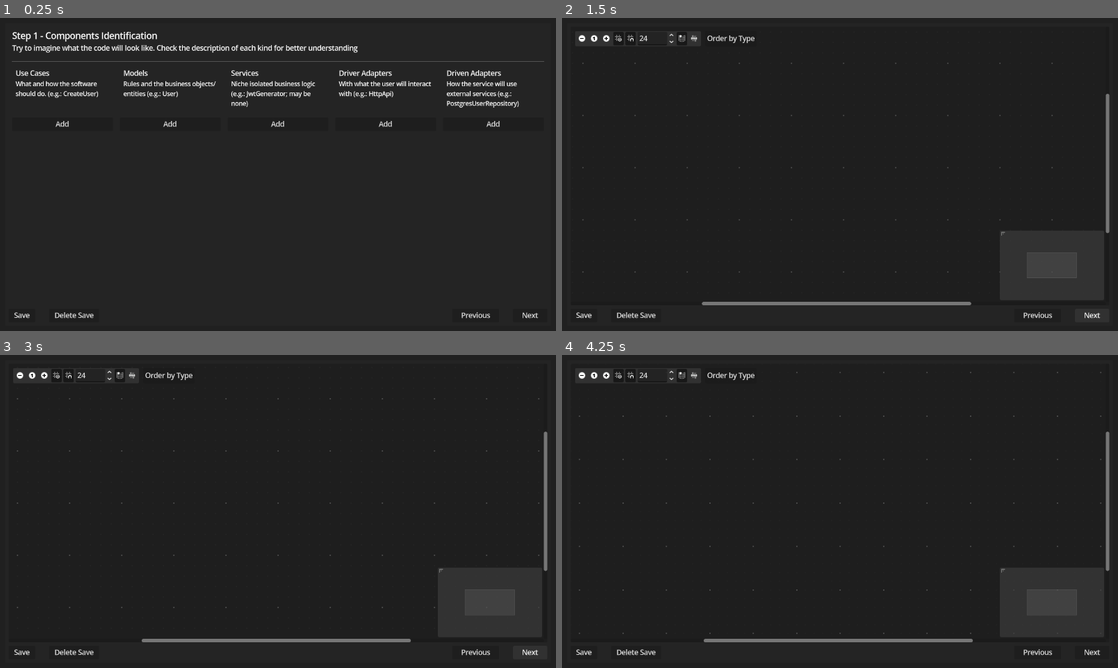
Above: before the commit, frames 1-4 (two rows, left to right).
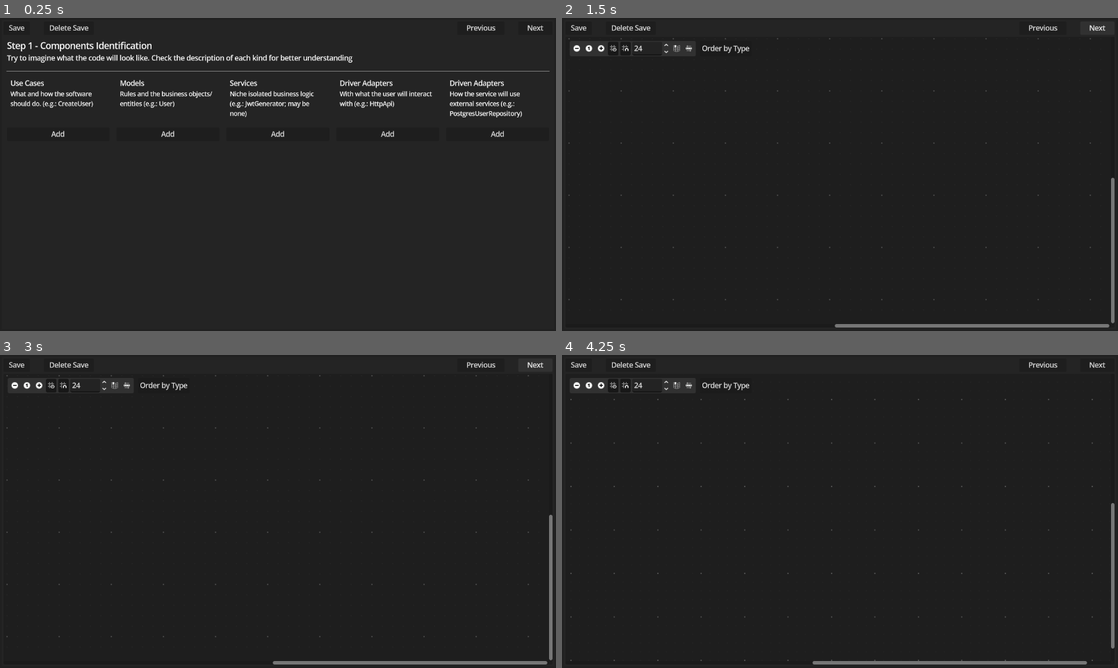
Above: after the commit, the same moments.

Repository: neoRandom/architecture-scaffolding
Game: Godot game, scene res://main.tscn
The game is run twice, just before and just after one commit, with the same random seed, the same clock (stepped at 60 frames per second) and the same inputs.
Inputs (mouse positions are in pixels of both pictures, inside the frame that each line leads up to; where the layout moved, square brackets give the same spot in the first picture):
- Up to frame 1 (0.25 s): no input
- Up to frame 2 (1.5 s): click "Save" at 0.5 s; click "Next" at 1.25 s
- Up to frame 3 (3 s): click "Order by Type" at 2 s; click "Next" at 2.75 s
- Up to frame 4 (4.25 s): click (578, 386) [584, 376] at 3.5 s

The runs differ from the first frame. In frame 1, 5.8% of the frame differs, in the area x 1-99%, y 2-96%; in frame 2, 3.5%; in frame 3, 3.5%; in frame 4, 3.6%.

Commit message:
feat: add connection and camera save systems

Diff:
--- a/autoloads/data_store.gd
+++ b/autoloads/data_store.gd
@@ -58,13 +58,17 @@
 class Connection:
 	var id: int = 0
 	var from_id: int
+	var from_port: int
 	var to_id: int
+	var to_port: int
 
 	func to_dict() -> Dictionary:
 		return {
 			"id": id,
 			"from_id": from_id,
-			"to_id": to_id
+			"from_port": from_port,
+			"to_id": to_id,
+			"to_port": to_port
 		}
 
 	static func from_dict(dict: Dictionary) -> Connection:
@@ -74,17 +78,24 @@
 			new_connection.id = dict["id"]
 		if dict.has("from_id"):
 			new_connection.from_id = dict["from_id"]
+		if dict.has("from_port"):
+			new_connection.from_port = dict["from_port"]
 		if dict.has("to_id"):
 			new_connection.to_id = dict["to_id"]
+		if dict.has("to_port"):
+			new_connection.to_port = dict["to_port"]
 
 		return new_connection
 
 class Data:
 	var current_step: int = 1
 	var current_id: int = 0
+	var camera_zoom: float = 1.0
+	var camera_offset: Vector2
 	var components: Array[Component] = []
 	var connections: Array[Connection] = []
 
+	# ===
 	func add_component(component: Component) -> int:
 		current_id += 1
 		component.id = current_id
@@ -105,11 +116,27 @@
 		)
 		return components.get(idx)
 
+	# ===
+	func add_connection(connection: Connection) -> int:
+		current_id += 1
+		connection.id = current_id
+		connections.append(connection)
+		return connection.id
+
+	func remove_connection(id: int) -> void:
+		var idx := connections.find_custom(
+			func(connection: Connection):
+				return connection.id == id
+		)
+		connections.remove_at(idx)
+
 
 @abstract
 class DataFileKeys:
 	const CURRENT_STEP: String = "current_step"
 	const CURRENT_ID: String = "current_id"
+	const CAMERA_ZOOM: String = "camera_zoom"
+	const CAMERA_OFFSET: String = "camera_offset"
 	const COMPONENTS: String = "components"
 	const CONNECTIONS: String = "connections"
 
@@ -138,6 +165,10 @@
 
 	data.current_step = saved_data.get(DataFileKeys.CURRENT_STEP, 1)
 	data.current_id = saved_data.get(DataFileKeys.CURRENT_ID, 0)
+	data.camera_zoom = saved_data.get(DataFileKeys.CAMERA_ZOOM, 1.0)
+	if saved_data.has(DataFileKeys.CAMERA_OFFSET):
+		data.camera_offset = Utils.string_to_vector2(saved_data.get(DataFileKeys.CAMERA_OFFSET))
+
 	for saved_component in saved_components:
 		data.components.append(Component.from_dict(saved_component))
 	for saved_connection in saved_connections:
@@ -162,6 +193,8 @@
 	var temp_save_data := {
 		DataFileKeys.CURRENT_STEP: data.current_step,
 		DataFileKeys.CURRENT_ID: data.current_id,
+		DataFileKeys.CAMERA_ZOOM: data.camera_zoom,
+		DataFileKeys.CAMERA_OFFSET: data.camera_offset,
 		DataFileKeys.COMPONENTS: [],
 		DataFileKeys.CONNECTIONS: []
 	}
--- a/components/step_2.gd
+++ b/components/step_2.gd
@@ -11,10 +11,15 @@
 
 # ====================================
 
+var component_stringname_to_did: Dictionary[StringName, int] = {}
+var component_did_to_stringname: Dictionary[int, StringName] = {}
+var connections_to_did: Dictionary[Array, int] = {}
+
 func _ready() -> void:
 	DataStore.save_deleted.connect(clear)
 
 func clear() -> void:
+	graph_edit.clear_connections()
 	for node in graph_edit.get_children():
 		if node is not ComponentGraphNode:
 			continue
@@ -37,6 +42,8 @@
 		#
 		var new_graph_node: ComponentGraphNode = COMPONENT_GRAPH_NODE.instantiate()
 		graph_edit.add_child(new_graph_node)
+		component_stringname_to_did[new_graph_node.name] = component.id
+		component_did_to_stringname[component.id] = new_graph_node.name
 
 		#
 		new_graph_node.component_name.text = component.title
@@ -86,8 +93,30 @@
 		else:
 			node_layout_offset.x += new_graph_node.size.x + node_gap
 
-	# TODO: Load node connections from DataStore
 	#
+	for connection: DataStore.Connection in DataStore.data.connections:
+		var from_node := component_did_to_stringname[connection.from_id]
+		var to_node := component_did_to_stringname[connection.to_id]
+
+		graph_edit.connect_node(
+			from_node,
+			connection.from_port,
+			to_node,
+			connection.to_port
+		)
+
+		connections_to_did[
+			_generate_connection_key(from_node, connection.from_port, to_node, connection.to_port)
+		] = connection.id
+
+	#
+	await get_tree().process_frame
+
+	graph_edit.zoom = DataStore.data.camera_zoom
+
+	if DataStore.data.camera_offset != null:
+		graph_edit.scroll_offset = DataStore.data.camera_offset
+		return
 
 	var offset_to_center_camera := Vector2(-graph_edit.size.x / 2, -graph_edit.size.y / 2)
 	offset_to_center_camera += Vector2(layout_size.x / 2, layout_size.y / 2)
@@ -105,7 +134,7 @@
 ]
 
 func _on_order_by_type_button_pressed() -> void:
-	var node_gap := graph_edit.snapping_distance
+	var node_gap := Vector2(graph_edit.snapping_distance * 4, graph_edit.snapping_distance)
 	var nodes_by_type: Dictionary[DataStore.ComponentType, Array] = {}
 
 	for type in node_x_offset_order_by_type:
@@ -126,22 +155,67 @@
 		var current_column_width := 0.0
 		for node in nodes:
 			node.position_offset = node_offset
-			node_offset.y += node.size.y + node_gap
+			node_offset.y += node.size.y + node_gap.y
 			if node.size.x > current_column_width:
 				current_column_width = node.size.x
 
-		node_offset.x += current_column_width + node_gap
+		node_offset.x += current_column_width + node_gap.x
+
+# ====================================
+
+func _on_graph_edit_scroll_offset_changed(offset: Vector2) -> void:
+	if offset == Vector2.ZERO:
+		return
+	DataStore.data.camera_offset = offset
+	DataStore.data.camera_zoom = graph_edit.zoom
 
 # ====================================
 # ====        CONNECTIONS         ====
 # ====================================
 
+func _generate_connection_key(from_node: StringName, from_port: int, to_node: StringName, to_port: int) -> Array:
+	return [
+		from_node,
+		from_port,
+		to_node,
+		to_port
+	]
+
+func _connect_node(from_node: StringName, from_port: int, to_node: StringName, to_port: int) -> void:
+	var error := graph_edit.connect_node(from_node, from_port, to_node, to_port)
+	if error != 0:
+		print("Error creating connection: ", error)
+		return
+
+	var connection := DataStore.Connection.new()
+	connection.from_id = component_stringname_to_did[from_node]
+	connection.from_port = from_port
+	connection.to_id = component_stringname_to_did[to_node]
+	connection.to_port = to_port
+
+	connections_to_did[
+		_generate_connection_key(from_node, from_port, to_node, to_port)
+	] = DataStore.data.add_connection(connection)
+
+func _disconnect_node(from_node: StringName, from_port: int, to_node: StringName, to_port: int) -> void:
+	graph_edit.disconnect_node(from_node, from_port, to_node, to_port)
+
+	var connection_key := _generate_connection_key(from_node, from_port, to_node, to_port)
+	var connection_did := connections_to_did[connection_key]
+	DataStore.data.remove_connection(connection_did)
+
+
 func _on_graph_edit_connection_request(from_node: StringName, from_port: int, to_node: StringName, to_port: int) -> void:
-	graph_edit.connect_node(from_node, from_port, to_node, to_port)
-
+	_connect_node(from_node, from_port, to_node, to_port)
 
 func _on_graph_edit_disconnection_request(from_node: StringName, from_port: int, to_node: StringName, to_port: int) -> void:
-	graph_edit.disconnect_node(from_node, from_port, to_node, to_port)
+	_disconnect_node(from_node, from_port, to_node, to_port)
+
+func _on_graph_edit_connection_from_empty(to_node: StringName, to_port: int, _release_position: Vector2) -> void:
+	for connection in graph_edit.get_connection_list_from_node(to_node):
+		if connection["to_port"] != to_port:
+			continue
+		_disconnect_node(connection["from_node"], connection["from_port"], to_node, to_port)
 
 # ====================================
 # ==== COPY CUT DUPE PASTE DELETE ====
--- a/components/step_2.tscn
+++ b/components/step_2.tscn
@@ -21,6 +21,8 @@
 grow_vertical = 2
 grid_pattern = 1
 snapping_distance = 24
+right_disconnects = true
+minimap_enabled = false
 
 [node name="OrderByTypeButton" type="Button" parent="." unique_id=266187587]
 layout_mode = 0
@@ -30,6 +32,7 @@
 offset_bottom = 45.0
 text = "Order by Type"
 
+[connection signal="connection_from_empty" from="GraphEdit" to="." method="_on_graph_edit_connection_from_empty"]
 [connection signal="connection_request" from="GraphEdit" to="." method="_on_graph_edit_connection_request"]
 [connection signal="copy_nodes_request" from="GraphEdit" to="." method="_on_graph_edit_copy_nodes_request"]
 [connection signal="delete_nodes_request" from="GraphEdit" to="." method="_on_graph_edit_delete_nodes_request"]
@@ -39,4 +42,5 @@
 [connection signal="node_selected" from="GraphEdit" to="." method="_on_graph_edit_node_selected"]
 [connection signal="paste_nodes_request" from="GraphEdit" to="." method="_on_graph_edit_paste_nodes_request"]
 [connection signal="popup_request" from="GraphEdit" to="." method="_on_graph_edit_popup_request"]
+[connection signal="scroll_offset_changed" from="GraphEdit" to="." method="_on_graph_edit_scroll_offset_changed"]
 [connection signal="pressed" from="OrderByTypeButton" to="." method="_on_order_by_type_button_pressed"]
--- a/scaffold.tscn
+++ b/scaffold.tscn
@@ -19,10 +19,10 @@
 
 [node name="MarginContainer" type="MarginContainer" parent="." unique_id=1890052159]
 layout_mode = 2
-theme_override_constants/margin_left = 12
-theme_override_constants/margin_top = 12
-theme_override_constants/margin_right = 12
-theme_override_constants/margin_bottom = 12
+theme_override_constants/margin_left = 4
+theme_override_constants/margin_top = 4
+theme_override_constants/margin_right = 4
+theme_override_constants/margin_bottom = 4
 
 [node name="PanelContainer" type="PanelContainer" parent="MarginContainer" unique_id=1247953347]
 layout_mode = 2
@@ -30,20 +30,13 @@
 
 [node name="VBoxContainer" type="VBoxContainer" parent="MarginContainer/PanelContainer" unique_id=200409632]
 layout_mode = 2
-theme_override_constants/separation = 8
-
-[node name="MarginContainer" type="MarginContainer" parent="MarginContainer/PanelContainer/VBoxContainer" unique_id=487964463]
-layout_mode = 2
-size_flags_vertical = 3
-theme_override_constants/margin_left = 8
-theme_override_constants/margin_top = 8
-theme_override_constants/margin_right = 8
+theme_override_constants/separation = 4
 
 [node name="MarginContainer2" type="MarginContainer" parent="MarginContainer/PanelContainer/VBoxContainer" unique_id=1294847443]
 layout_mode = 2
-theme_override_constants/margin_left = 8
-theme_override_constants/margin_right = 8
-theme_override_constants/margin_bottom = 8
+theme_override_constants/margin_left = 4
+theme_override_constants/margin_top = 4
+theme_override_constants/margin_right = 4
 
 [node name="HBoxContainer" type="HBoxContainer" parent="MarginContainer/PanelContainer/VBoxContainer/MarginContainer2" unique_id=1972312357]
 layout_mode = 2
@@ -70,6 +63,13 @@
 layout_mode = 2
 text = "    Next    "
 
+[node name="MarginContainer" type="MarginContainer" parent="MarginContainer/PanelContainer/VBoxContainer" unique_id=487964463]
+layout_mode = 2
+size_flags_vertical = 3
+theme_override_constants/margin_left = 4
+theme_override_constants/margin_right = 4
+theme_override_constants/margin_bottom = 4
+
 [connection signal="pressed" from="MarginContainer/PanelContainer/VBoxContainer/MarginContainer2/HBoxContainer/SaveButton" to="." method="_on_save_button_pressed"]
 [connection signal="pressed" from="MarginContainer/PanelContainer/VBoxContainer/MarginContainer2/HBoxContainer/DeleteSaveButton" to="." method="_on_delete_save_button_pressed"]
 [connection signal="pressed" from="MarginContainer/PanelContainer/VBoxContainer/MarginContainer2/HBoxContainer/PreviousButton" to="." method="_on_previous_button_pressed"]
